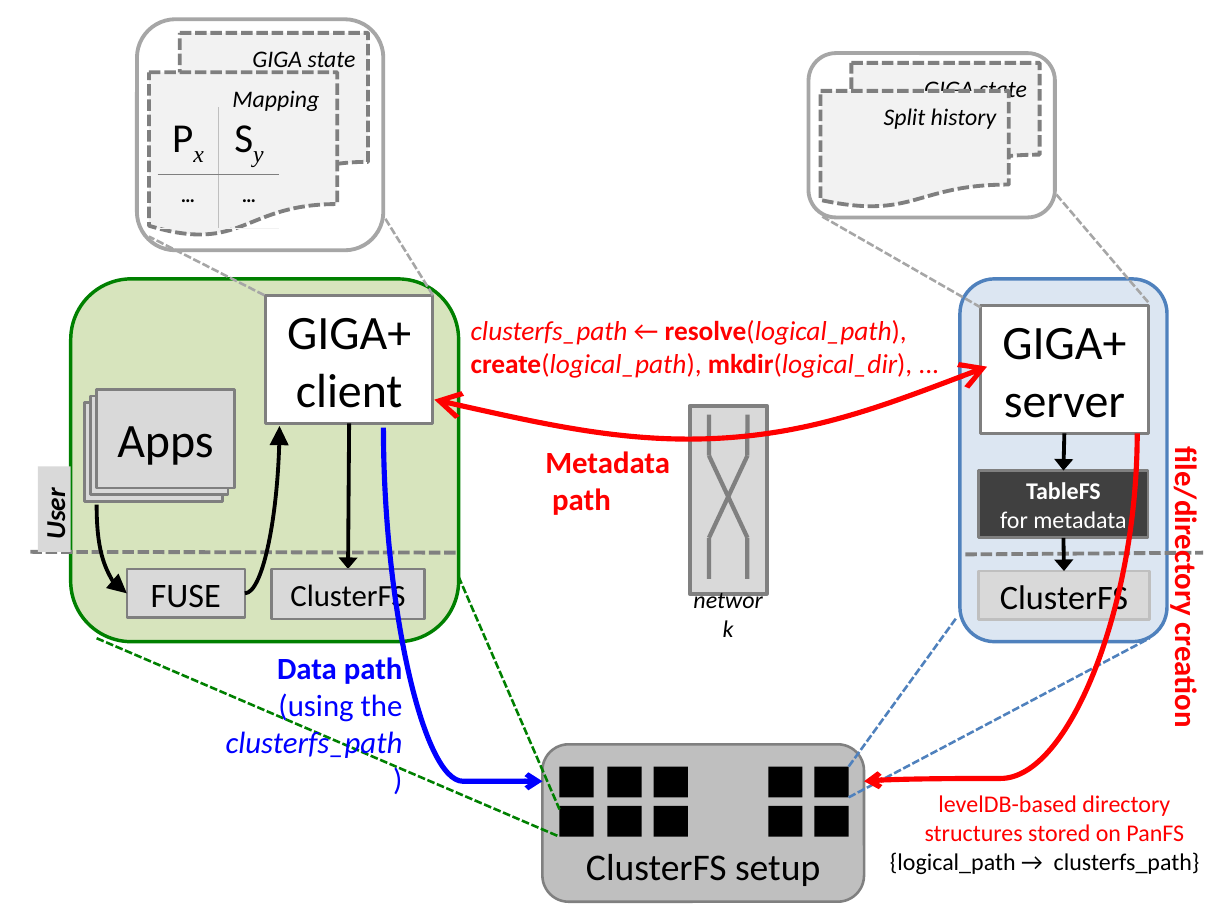
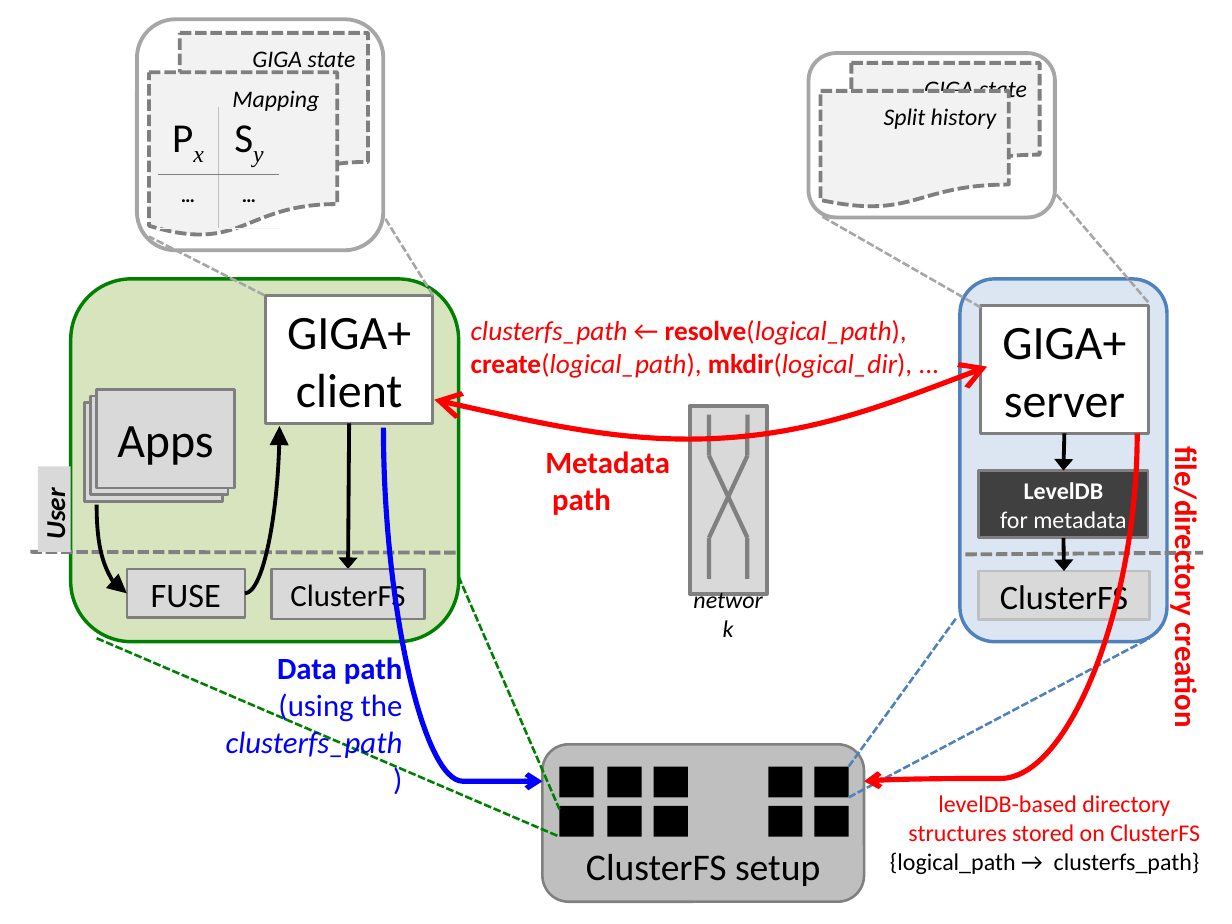
Before and after one commit to linpawslitap/mds_scaling, a slide deck: slide 1 of doc/figs/giga-impl-leveldb-clusterfs.pptx. Drawn at 1232x924 pixels with LibreOffice and Linux fonts; fonts in the diff are those of the drawing. Boxes give left, top, right and bottom in pixels: in the first picture for what was removed or moved away, otherwise in the second. Text is boxed around its words. In the diff, an @@ line names an element or a change of style, - is before the commit and + after.

```diff
--- a/doc/figs/giga-impl-leveldb-clusterfs.pptx
+++ b/doc/figs/giga-impl-leveldb-clusterfs.pptx
@@ text in rectangle at bbox=[1024, 482, 1104, 499]: text changed @@
-TableFS
+LevelDB
@@ text in flow chart document at bbox=[908, 824, 1200, 841]: text changed @@
-structures stored on PanFS
+structures stored on ClusterFS
```
Also in this commit, not shown: 1 slide added, 5 other files.
